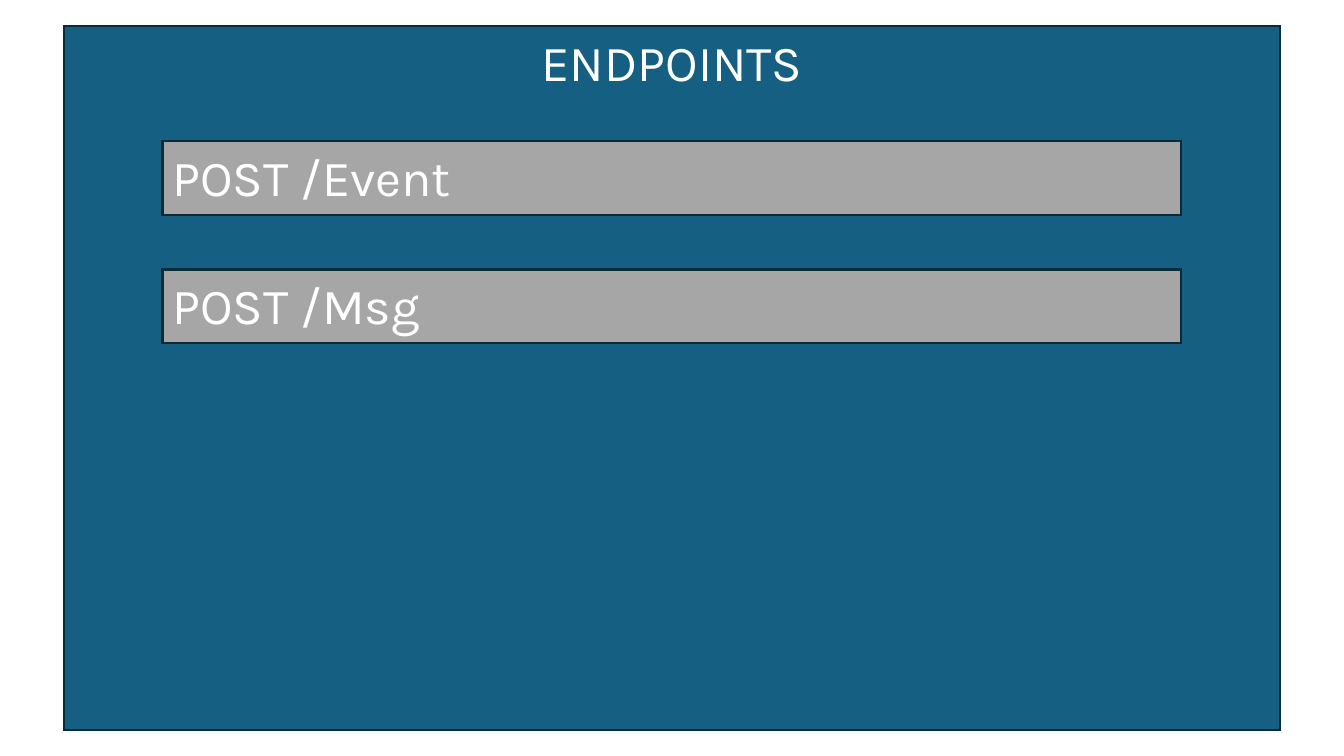
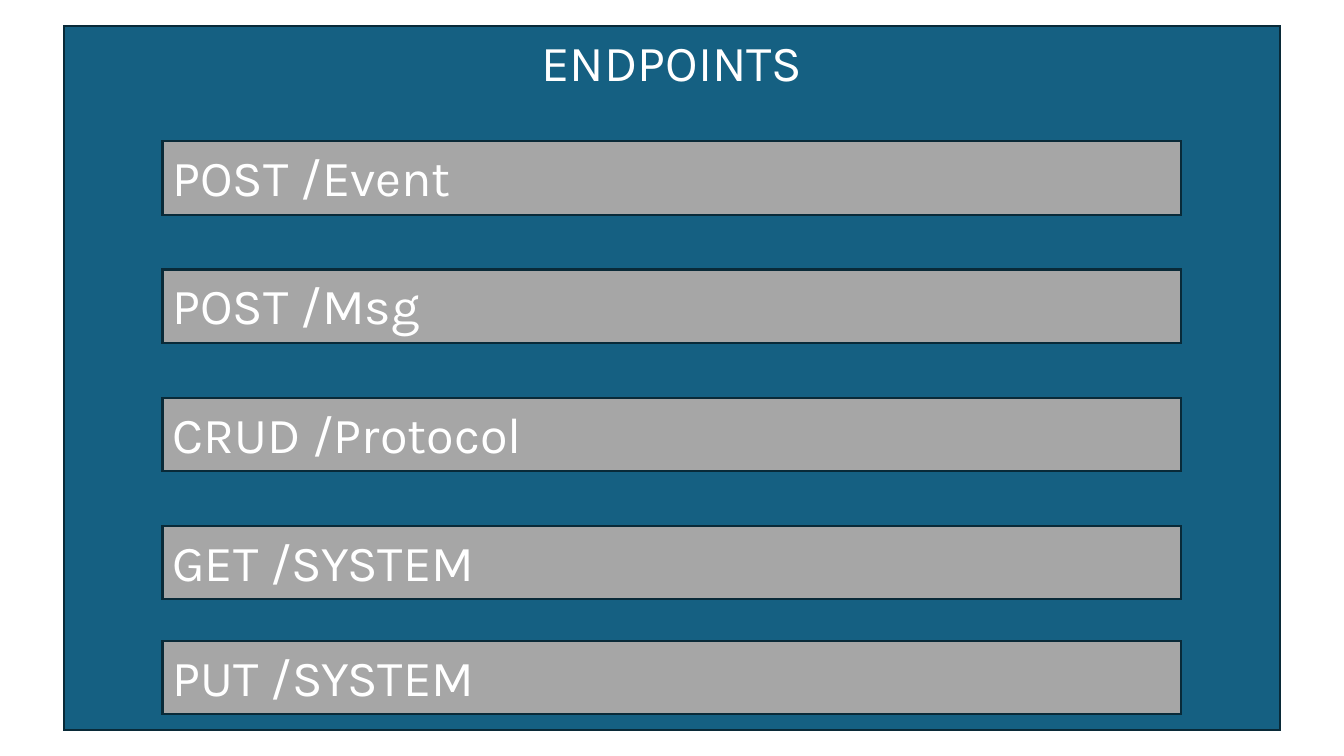
Before and after one commit to ShlomiGanon/AgentsHub, a slide deck: slide 4 of docs/ארכיטקטוררה.pptx. Drawn at 1344x756 pixels with LibreOffice and Linux fonts; fonts in the diff are those of the drawing. Boxes give left, top, right and bottom in pixels: in the first picture for what was removed or moved away, otherwise in the second. Text is boxed around its words. In the diff, an @@ line names an element or a change of style, - is before the commit and + after.

```diff
--- a/docs/ארכיטקטוררה.pptx
+++ b/docs/ארכיטקטוררה.pptx
@@ rectangle added at (162, 398, 1182, 472), fill #A6A6A6, outline #092A39 1.5 pt, 36 pt, text #FFFFFF @@
+CRUD /Protocol
@@ rectangle added at (162, 526, 1182, 600), fill #A6A6A6, outline #092A39 1.5 pt, 36 pt, text #FFFFFF @@
+GET /SYSTEM
@@ rectangle added at (162, 641, 1182, 715), fill #A6A6A6, outline #092A39 1.5 pt, 36 pt, text #FFFFFF @@
+PUT /SYSTEM
```
Also in this commit, not shown: 1 other slide changed, 2 slides added.
